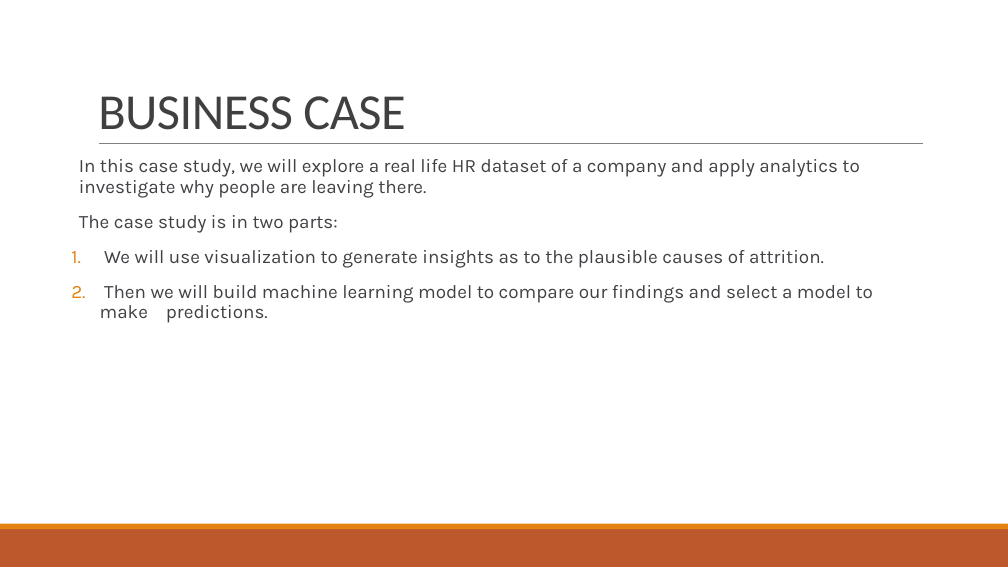
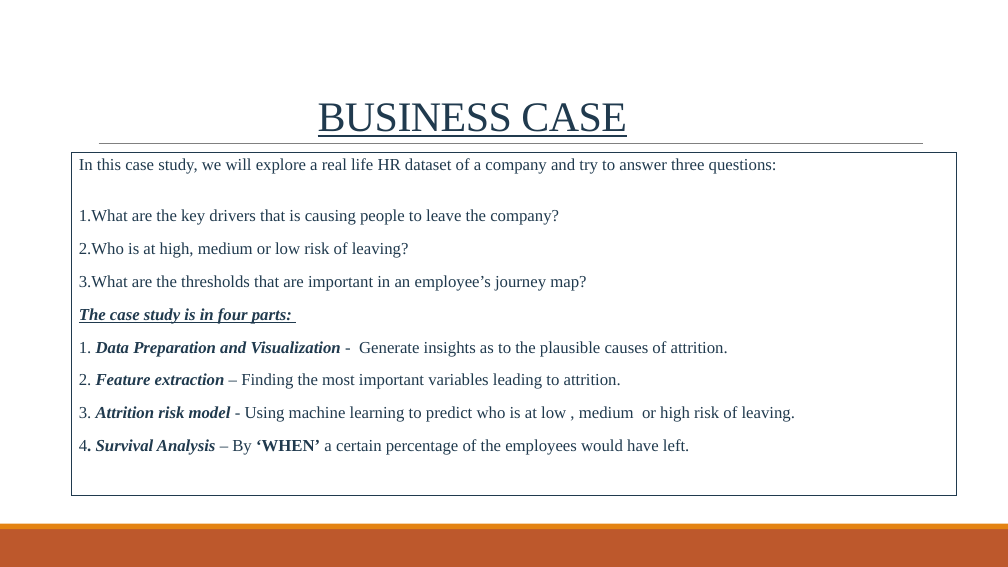
Before and after one commit to shuvayan/EloquentJavascript, a slide deck: slide 2 of HR Analytics – Employee Attrition.pptx. Drawn at 1008x567 pixels with LibreOffice and Linux fonts; fonts in the diff are those of the drawing. Boxes give left, top, right and bottom in pixels: in the first picture for what was removed or moved away, otherwise in the second. Text is boxed around its words. In the diff, an @@ line names an element or a change of style, - is before the commit and + after.

```diff
--- a/HR Analytics – Employee Attrition.pptx
+++ b/HR Analytics – Employee Attrition.pptx
@@ title "BUSINESS CASE" at box(318, 103, 627, 137): size 48 to 40 pt, font Calibri to Times New Roman, text colour #404040 to #203A4E, underline on; alignment left to centre @@
@@ text "In this case study, we ...": place and size @@
-text "In this case study, we ..." at box(79, 159, 873, 323)
+text "In this case study, we ..." at box(71, 153, 957, 495)
@@ text "In this case study, we ..." at box(71, 153, 957, 495): outline none to #203A4E 0.75 pt @@
@@ text at box(79, 158, 795, 455): text changed; size 18 to 16 pt; font Karla to Times New Roman; text colour #404144 to #203A4E @@
-  In this case study, we will explore a real life HR dataset of a company and apply analytics to investigate why people are leaving there.
-  The case study is in two parts:
-1. We will use visualization to generate insights as to the plausible causes of attrition.
-2. Then we will build machine learning model to compare our findings and select a model to make predictions.
+  In this case study, we will explore a real life HR dataset of a company and try to answer three questions:
+  1.What are the key drivers that is causing people to leave the company?
+  2.Who is at high, medium or low risk of leaving?
+  3.What are the thresholds that are important in an employee’s journey map?
+  The case study is in four parts:
+  1. Data Preparation and Visualization - Generate insights as to the plausible causes of attrition.
+  2. Feature extraction – Finding the most important variables leading to attrition.
+  3. Attrition risk model - Using machine learning to predict who is at low , medium or high risk of leaving.
+  4. Survival Analysis – By ‘WHEN’ a certain percentage of the employees would have left.
```
Also in this commit, not shown: 6 other slides changed, 12 slides added, 4 slides removed.
